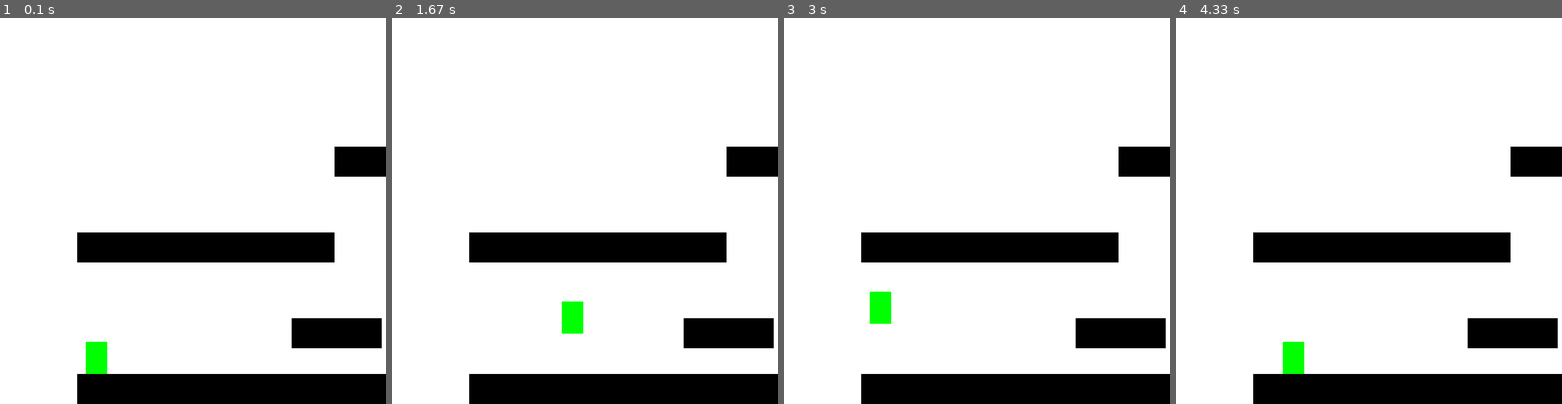
Above: before the commit, frames 1-4 (left to right).
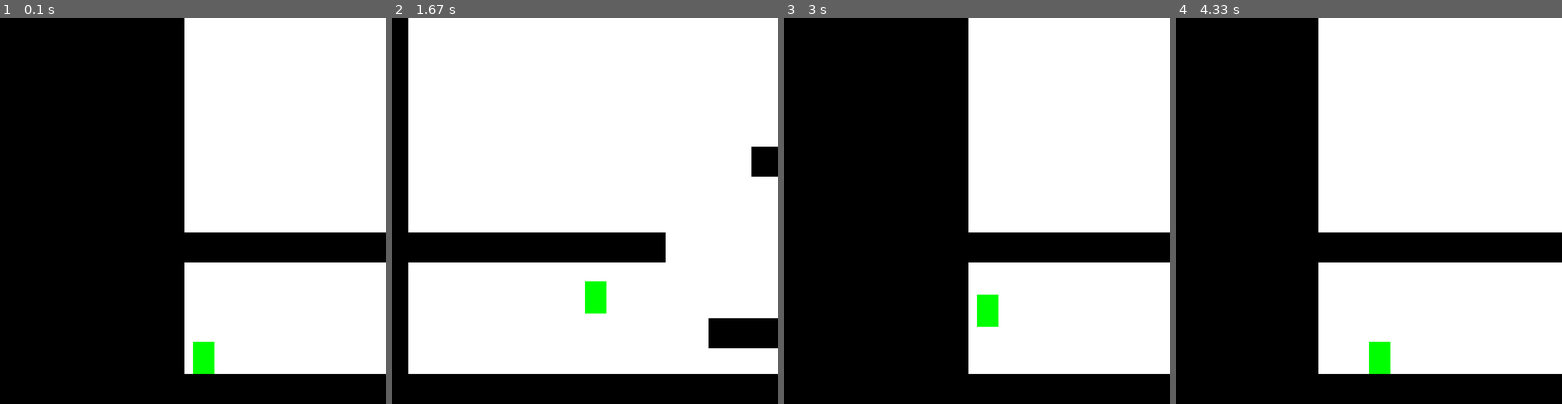
Above: after the commit, the same moments.

Repository: Errox/DickButt
Game: pygame game, started from MGMinigame/MGMinigameCode.py
Two runs of this game, one before a commit and one after it. Both use one fixed random seed, a clock stepped at 60 frames per second and the inputs below.
Inputs:
- Up to frame 1 (0.1 s): no input
- Up to frame 2 (1.67 s): hold Right 0.33-0.8 s; hold Up 0.83-1.13 s; hold Right 1.17-1.63 s
- Up to frame 3 (3 s): hold Left 1.67-2.2 s; hold Left 2.23-2.63 s; hold Up from 2.67 s (still down)
- Up to frame 4 (4.33 s): release Up at 3.03 s; hold Right 3.07-3.7 s; hold Left 3.73-4.2 s; hold Right from 4.23 s (still down)

The runs differ from the first frame. In frame 1, 48% of the frame differs, in the area x 0-100%, y 0-100%; in frame 2, 9.9%; in frame 3, 48%; in frame 4, 39%.

Commit message:
upgedate versie van MG

Diff:
--- a/MGMinigame/MGMinigameCode.py
+++ b/MGMinigame/MGMinigameCode.py
@@ -80,7 +80,7 @@
         if self.change_y == 0:
             self.change_y = 10
         else:
-            self.change_y += .40
+            self.change_y += .50
 
         # check if ground bellow player
         if self.rect.y >= SCREEN_HEIGHT - self.rect.height and self.change_y >= 0:
@@ -99,10 +99,10 @@
 
     # player movement speed
     def go_left(self):
-        self.change_x = -7
+        self.change_x = -14
 
     def go_right(self):
-        self.change_x = 7
+        self.change_x = 14
 
     def stop(self):
         self.change_x = 0
@@ -173,10 +173,22 @@
         self.level_limit = -1000
 
         # width, height, x, and y of platform
-        level = [[210, 70, 500, 700],
+        level = [[210, 70, 700, 700],
                  [600, 70, 000, 500],
-                 [210, 70, 600, 300],
-                 [900, 70, 000, 830]
+                 [210, 70, 800, 300],
+                 [9000, 70, 000, 830],   # Floor
+                 [700, 900, -700, 000],  # Front wall
+                 [100, 570, 1000, 300],
+                 [100, 570, 1500, 300],
+                 [600, 70, 1500, 300],
+                 [100, 730, 2300, 000],
+                 [500, 70, 1900, 660],
+                 [70, 200, 1900, 460],
+                 [300, 70, 1500, 550],
+                 [20, 20, 1880, 710],
+                 [20, 20, 2280, 500],
+                 [700, 900, 9000, 000],  # Back Wall
+                 [100, 800, 2700, 100]
                  ]
 
         # go through the array above and add platforms
@@ -255,14 +267,14 @@
             current_level.shift_world(-diff)
 
         # if the player goes near the left side move world right
-        if mg_player.rect.x <= 200:
-            diff = 200 - mg_player.rect.x
-            mg_player.rect.x = 200
+        if mg_player.rect.x <= 450:
+            diff = 450 - mg_player.rect.x
+            mg_player.rect.x = 450
             current_level.shift_world(diff)
 
         current_position = mg_player.rect.x + current_level.world_shift
         if current_position < current_level.level_limit:
-            mg_player.rect.x = 200
+            mg_player.rect.x = 450
             if current_level_no < len(level_list)-1:
                 current_level_no += 1
                 current_level = level_list[current_level_no]
